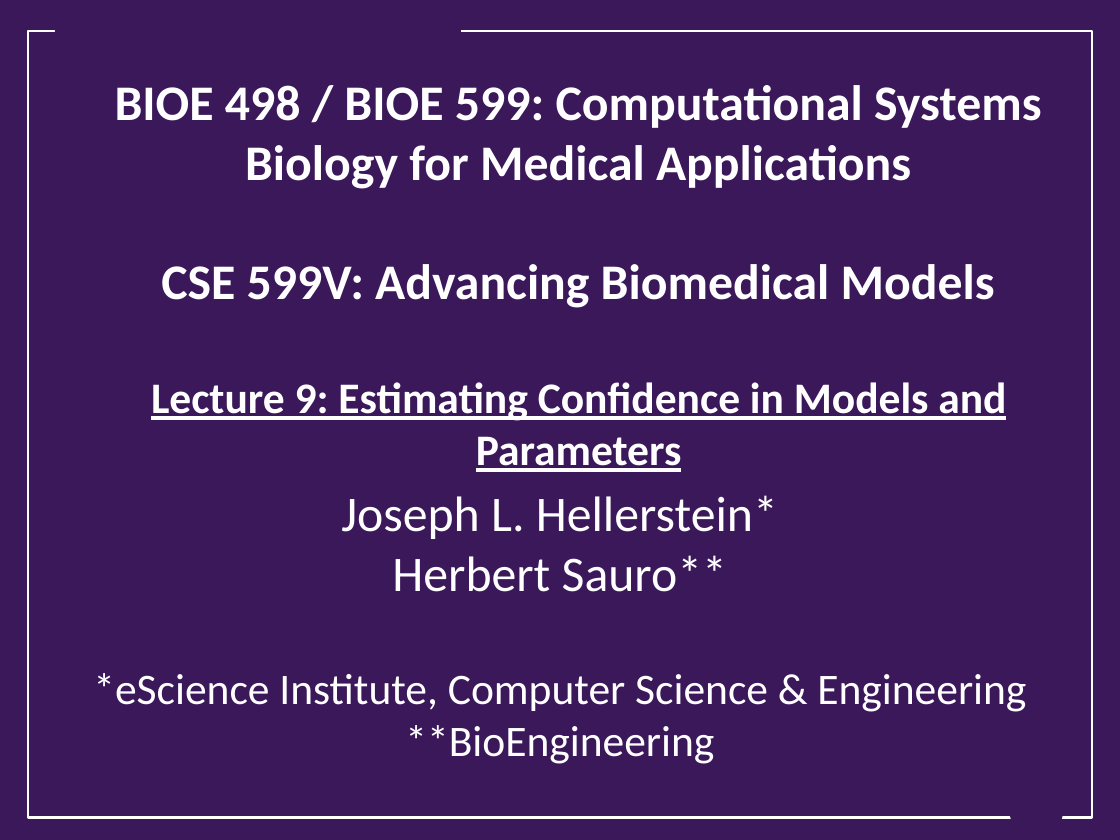
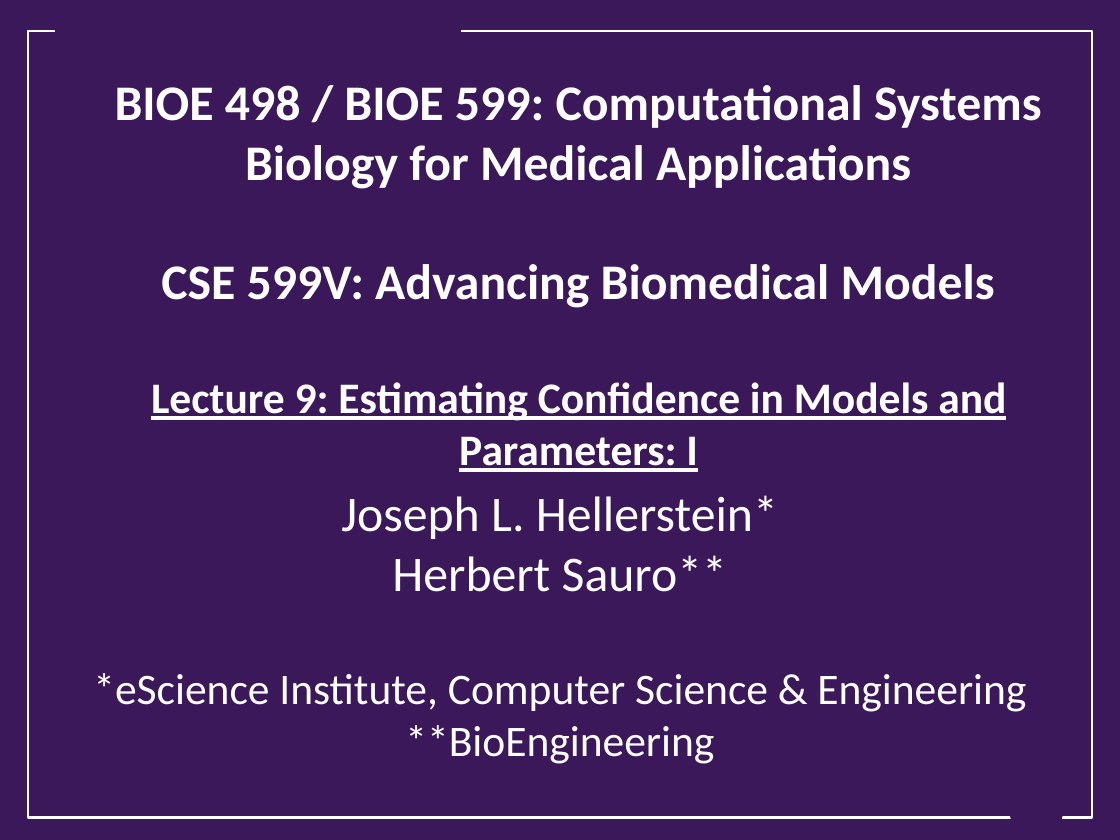
Before and after one commit to ModelEngineering/advancing-biomedical-models, a slide deck: slide 1 of Lectures/week_4/CSE 599V Lecture 9 - Estimating Confidence in Models and Parameters- I .pptx. Drawn at 1120x840 pixels with LibreOffice and Linux fonts; fonts in the diff are those of the drawing; background and template pictures are left out. Boxes give left, top, right and bottom in pixels: in the first picture for what was removed or moved away, otherwise in the second. Text is boxed around its words. In the diff, an @@ line names an element or a change of style, - is before the commit and + after.

```diff
--- a/Lectures/week_4/CSE 599V Lecture 9 - Estimating Confidence in Models and Parameters- I .pptx
+++ b/Lectures/week_4/CSE 599V Lecture 9 - Estimating Confidence in Models and Parameters- I .pptx
@@ title at box(115, 85, 1042, 472): text changed @@
-BIOE 498 / BIOE 599: Computational Systems Biology for Medical Applications
-CSE 599V: Advancing Biomedical Models
-Lecture 9: Estimating Confidence in Models and Parameters
+BIOE 498 / BIOE 599: Computational Systems Biology for Medical Applications
+CSE 599V: Advancing Biomedical Models
+Lecture 9: Estimating Confidence in Models and Parameters: I
```
Also in this commit, not shown: 1 slide removed, 1 other file.
